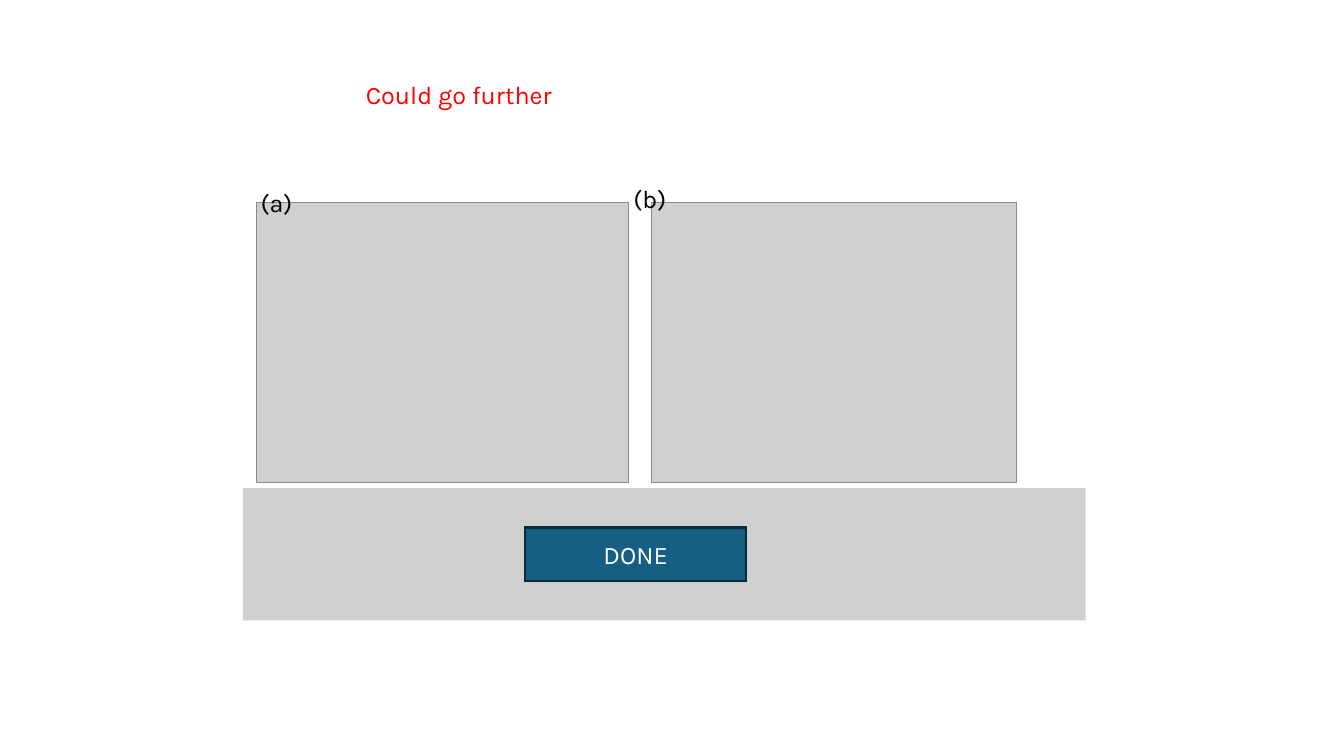
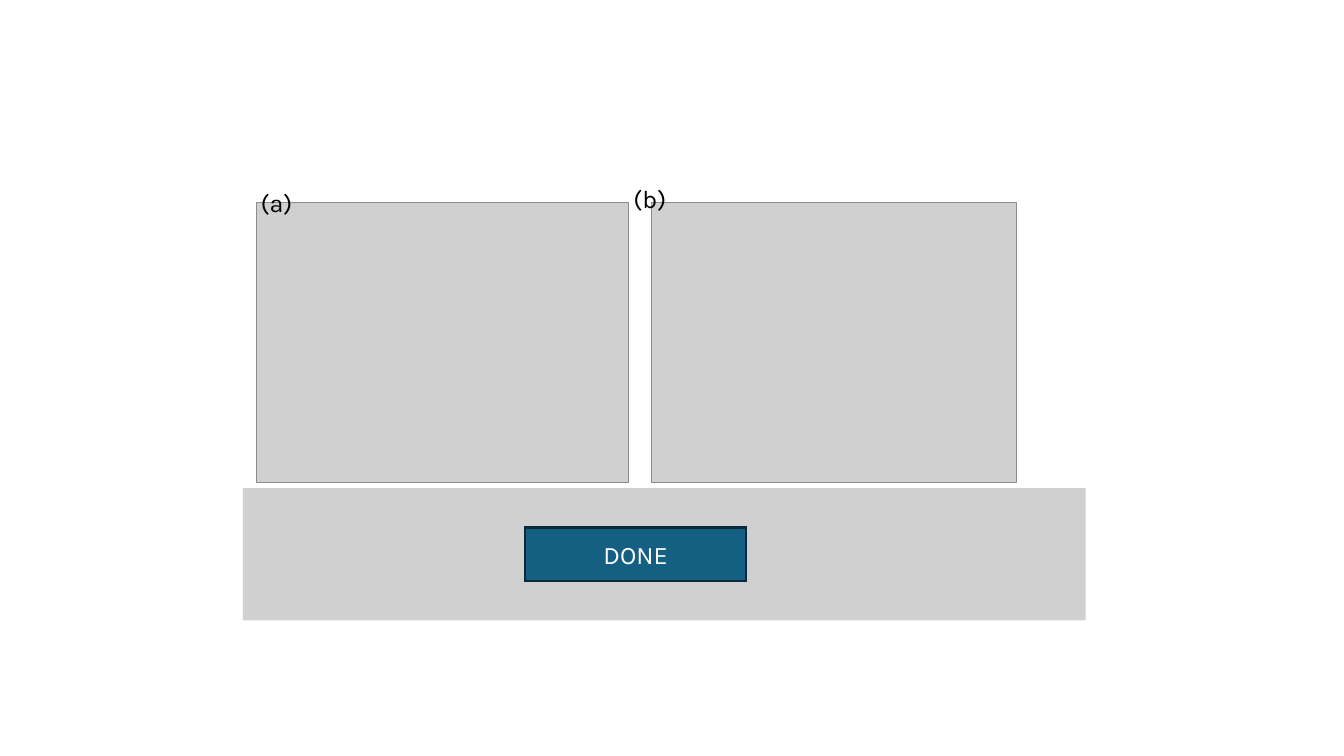
Before and after one commit to tyokokur/presentations, a slide deck: slide 6 of SYSG3_paper.pptx. Drawn at 1344x756 pixels with LibreOffice and Linux fonts; fonts in the diff are those of the drawing; grey boxes stand for pictures. Boxes give left, top, right and bottom in pixels: in the first picture for what was removed or moved away, otherwise in the second. Text is boxed around its words. In the diff, an @@ line names an element or a change of style, - is before the commit and + after.

```diff
--- a/SYSG3_paper.pptx
+++ b/SYSG3_paper.pptx
@@ text removed at box(366, 86, 552, 111) @@
-Could go further
```
Also in this commit, not shown: 4 other slides changed.
